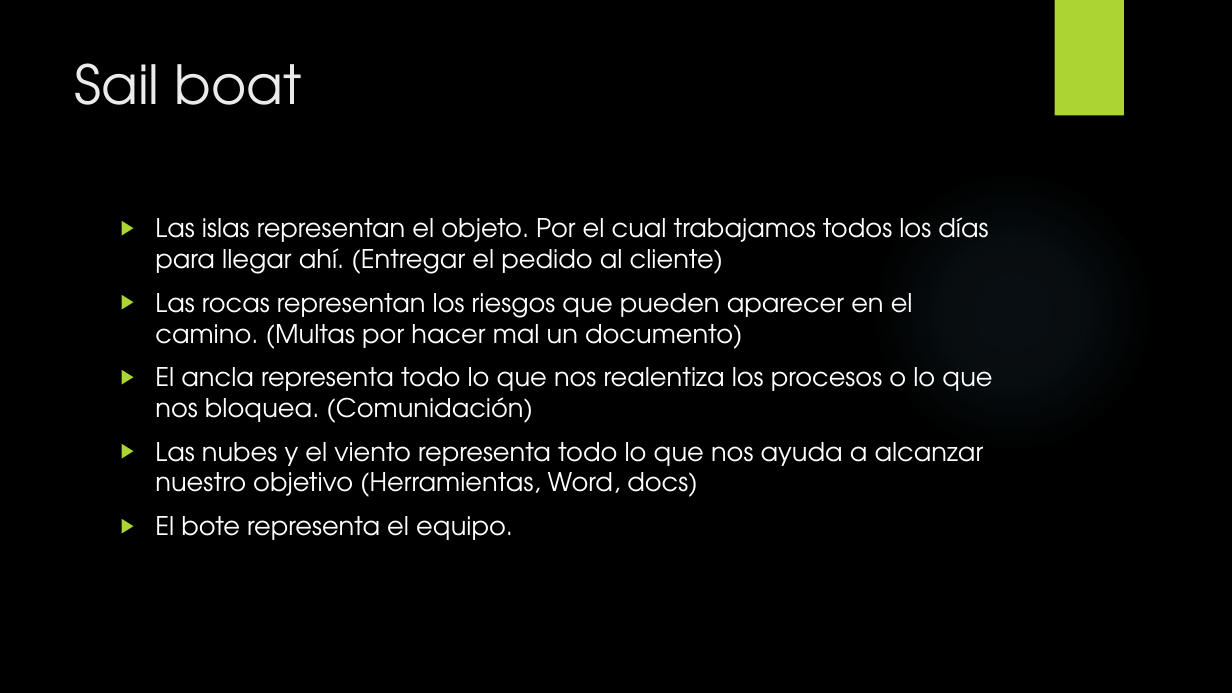
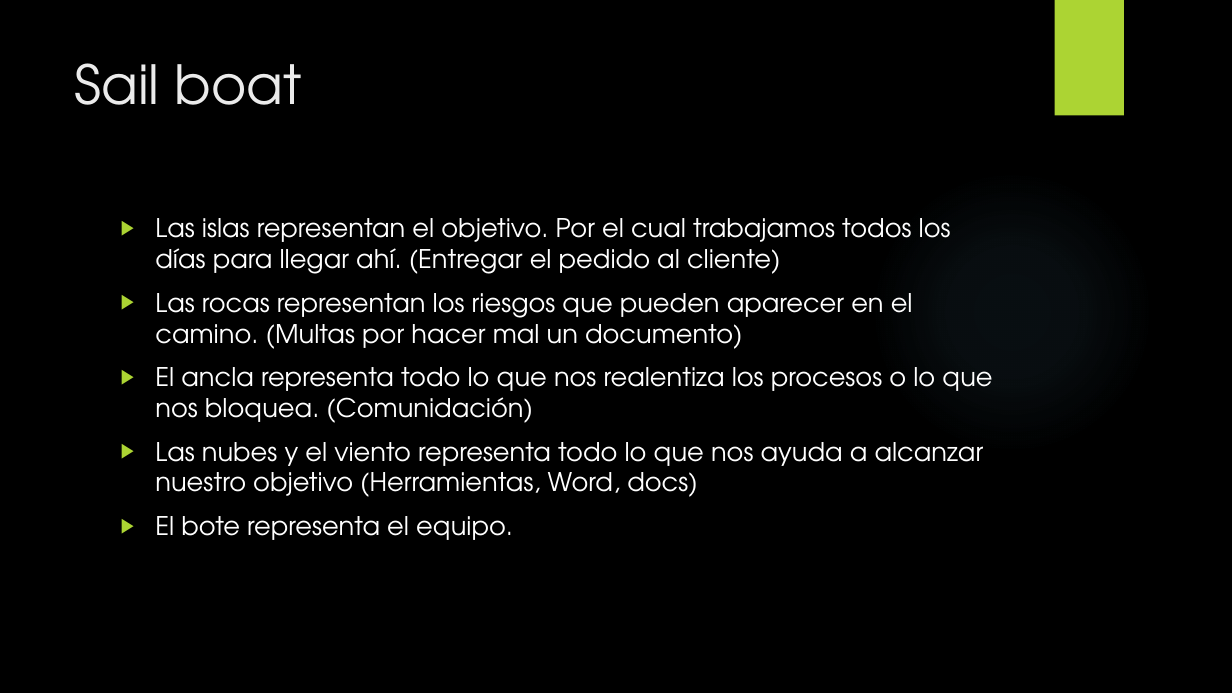
Before and after one commit to vega9190/Cuentos, a slide deck: slide 4 of PMP - copia.pptx. Drawn at 1232x693 pixels with LibreOffice and Linux fonts; fonts in the diff are those of the drawing; background and template pictures are left out. Boxes give left, top, right and bottom in pixels: in the first picture for what was removed or moved away, otherwise in the second. Text is boxed around its words. In the diff, an @@ line names an element or a change of style, - is before the commit and + after.

Commit message:
Presentacion

```diff
--- a/PMP - copia.pptx
+++ b/PMP - copia.pptx
@@ text at bbox=[155, 218, 951, 274]: text changed @@
-▶ Las islas representan el objeto. Por el cual trabajamos todos los días para llegar ahí. (Entregar el pedido al cliente)
+▶ Las islas representan el objetivo. Por el cual trabajamos todos los días para llegar ahí. (Entregar el pedido al cliente)
```
Also in this commit, not shown: 7 other files.
